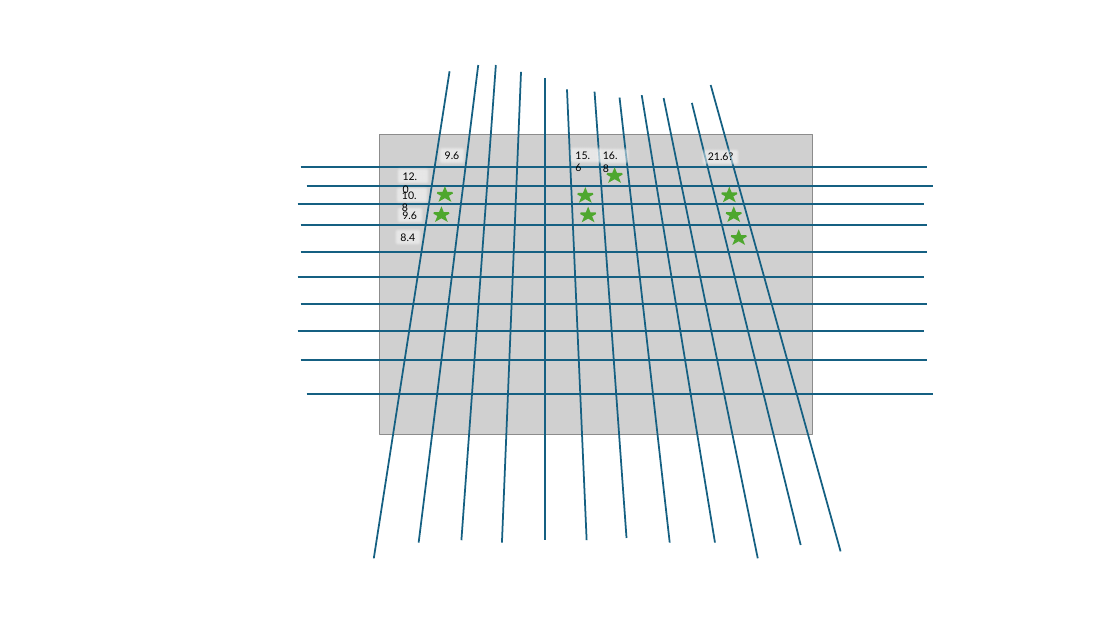
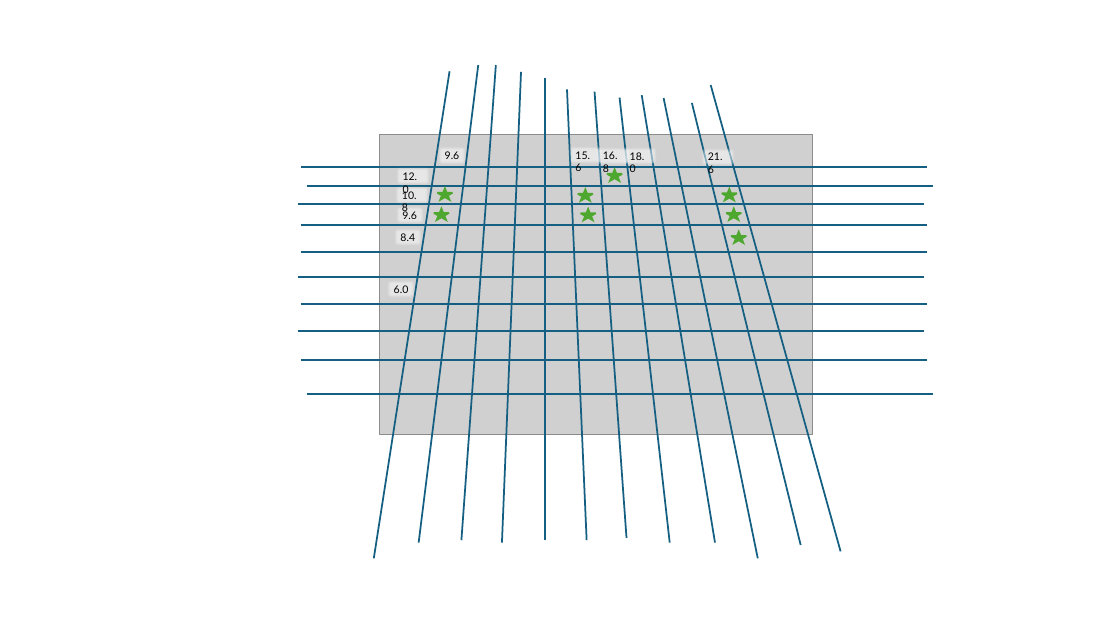
Before and after one commit to VeeBui/OC2-ModBot-Story_5_2_4P_Red, a slide deck: slide 1 of Level Grid.pptm. Drawn at 1120x630 pixels with LibreOffice and Linux fonts; fonts in the diff are those of the drawing; grey boxes stand for pictures. Boxes give left, top, right and bottom in pixels: in the first picture for what was removed or moved away, otherwise in the second. Text is boxed around its words. In the diff, an @@ line names an element or a change of style, - is before the commit and + after.

```diff
--- a/Level Grid.pptm
+++ b/Level Grid.pptm
@@ rectangle added at (622,145,659,166), fill #FFFFFF at 50% opacity, 9 pt, text #000000 @@
+18.0
@@ rectangle "21.6": place and size @@
-rectangle "21.6" at (700,146,742,167)
+rectangle "21.6" at (700,146,737,167)
@@ text in rectangle at (708,152,723,176): text changed @@
-21.6?
+21.6
@@ rectangle added at (386,278,417,299), fill #FFFFFF at 50% opacity, 9 pt, text #000000 @@
+6.0
```
Also in this commit, not shown: 8 other files.
